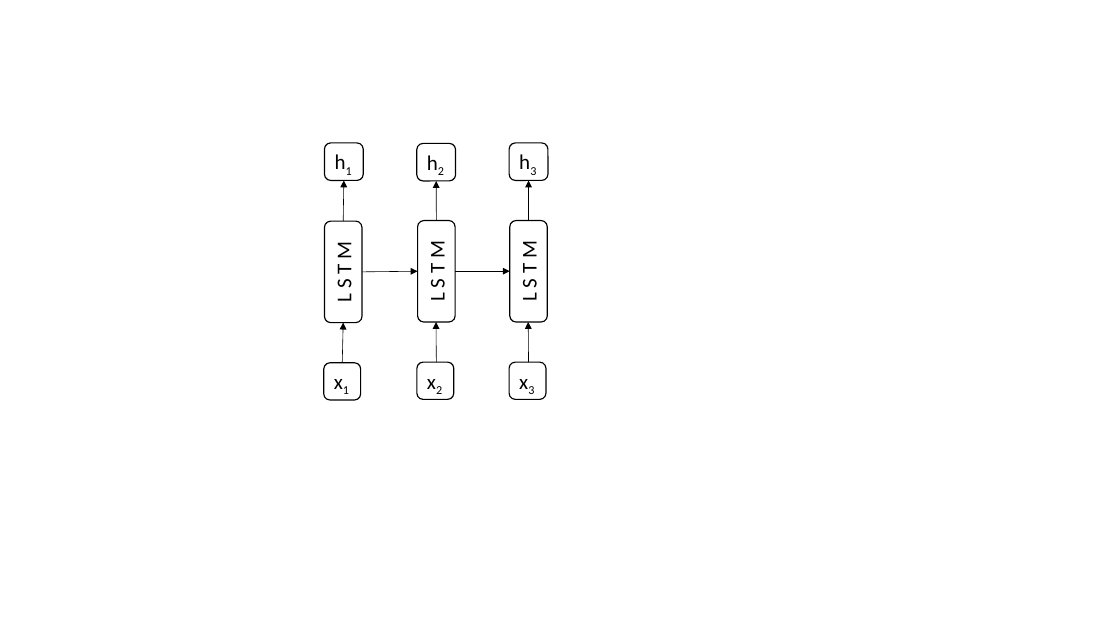
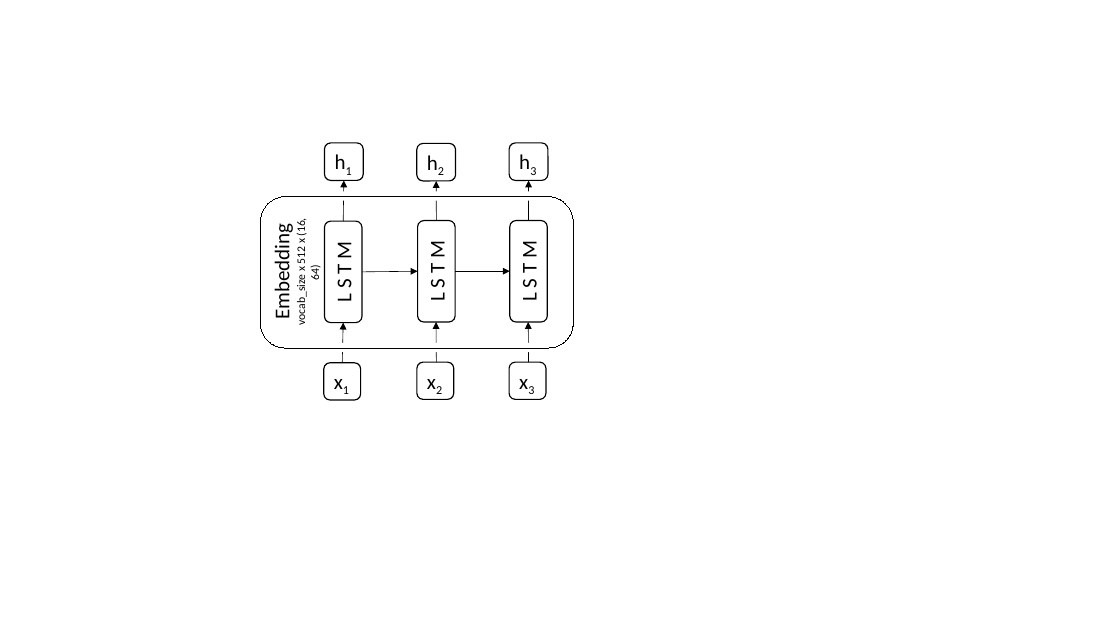
Before and after one commit to michaelkarr/cs221_final_project, a slide deck: slide 1 of Figures.pptx. Drawn at 1120x630 pixels with LibreOffice and Linux fonts; fonts in the diff are those of the drawing. Boxes give left, top, right and bottom in pixels: in the first picture for what was removed or moved away, otherwise in the second. Text is boxed around its words. In the diff, an @@ line names an element or a change of style, - is before the commit and + after.

Commit message:
weight concurrency

```diff
--- a/Figures.pptx
+++ b/Figures.pptx
@@ rounded rectangle added at (257, 196, 570, 347), outline #FFFFFF 8 pt, 10 pt, text #000000 @@
+Embedding
+vocab_size x 512 x (16, 64)
@@ rounded rectangle added at (260, 197, 573, 348), outline #000000 0.75 pt @@
```
